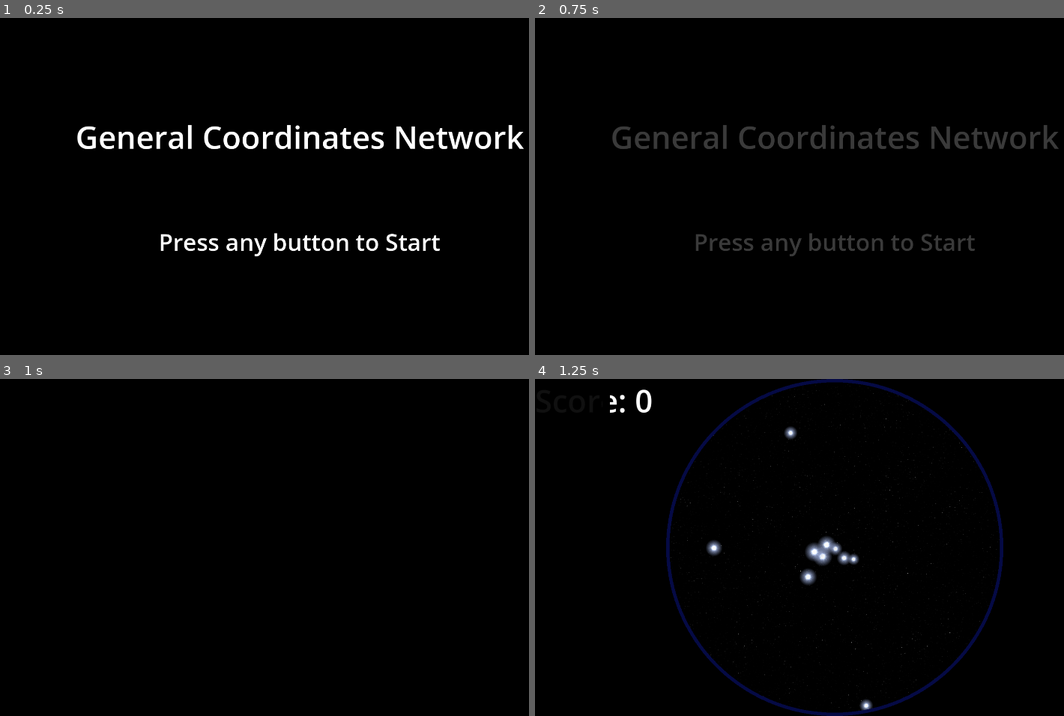
Above: before the commit, frames 1-4 (two rows, left to right).
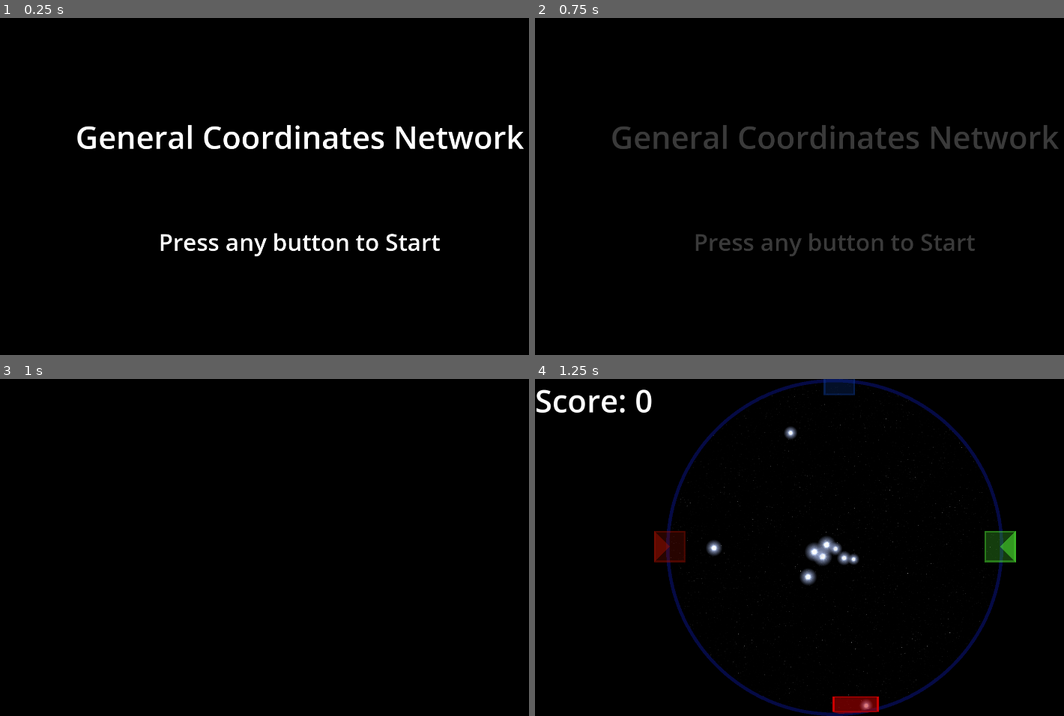
Above: after the commit, the same moments.

Repository: Courey/gcn-interactive-demo
Game: Godot game, scene res://scenes/title screen/title_screen.tscn
The game is run twice, just before and just after one commit, with the same random seed, the same clock (stepped at 60 frames per second) and the same inputs.
Inputs:
- Up to frame 1 (0.25 s): no input
- Up to frame 2 (0.75 s): tap Enter at 0.5 s; hold Right (ui_right) from 0.53 s (still down); hold Space (ui_select) from 0.53 s (still down)
- Up to frame 3 (1 s): keep holding Right (ui_right); keep holding Space (ui_select)
- Up to frame 4 (1.25 s): keep holding Right (ui_right); keep holding Space (ui_select)

Frames 1-3 are identical in both runs. In frame 4, 2.2% of the frame differs, in the area x 0-91%, y 0-100%.
Error before the commit: Invalid access to property or key 'is_observing' on a base object of type 'Node2D'. (res://scenes/observation/main.gd:86)

Commit message:
fixes player bugs

Diff:
--- a/global.gd
+++ b/global.gd
@@ -2,10 +2,11 @@
 
 var ROTATION_AXIS:Vector2 = Vector2.ZERO
 
-var Player_1: Player = Player.new(1, Color("red"))
-var Player_2: Player = Player.new(2, Color("blue"))
-var Player_3: Player = Player.new(3, Color("green"))
-var Player_4: Player = Player.new(4, Color("white"))
+var Player_1: Player = Player.new().setup(1, Color("red"))
+var Player_2: Player = Player.new().setup(2, Color("blue"))
+var Player_3: Player = Player.new().setup(1, Color("green"))
+var Player_4: Player = Player.new().setup(1, Color("white"))
+
 
 var PLAYERS:Array[Player] = [
 	Player_1,
--- a/player.gd
+++ b/player.gd
@@ -1,6 +1,6 @@
 class_name Player extends Node2D
 
-@export var input_prefix := "p1"
+@export var input_prefix: String = "p1"
 @export var active: bool = false
 @export var player_color: Color
 @export var start_position: Vector2 = Vector2.ZERO
@@ -31,10 +31,15 @@
 var is_observing = false
 var id:int
 
-func _init(player_id: int, color: Color):
+func _init():
+	pass
+
+
+func setup(player_id: int, color: Color):
 	id = player_id
 	input_prefix = 'p%d' % player_id
 	player_color = color
+
 
 func _ready():
 	position = start_position
@@ -52,7 +57,7 @@
 
 
 func _input(event):
-	if (event.is_action_pressed(input_prefix + "_select")):
+	if (event.is_action_pressed("ui_select")):
 		# Enable player
 		if (!active):
 			active = true
@@ -82,10 +87,10 @@
 	# Move target relative to player position
 	if !is_observing:
 		target.velocity = Vector2(
-			Input.get_action_strength(input_prefix + "_right")
-			- Input.get_action_strength(input_prefix + "_left"),
-			Input.get_action_strength(input_prefix + "_down")
-			- Input.get_action_strength(input_prefix + "_up")
+			Input.get_action_strength("ui_right")
+			- Input.get_action_strength("ui_left"),
+			Input.get_action_strength("ui_down")
+			- Input.get_action_strength("ui_up")
 		) * slew_speed
 	else:
 		target.velocity = Vector2.ZERO
